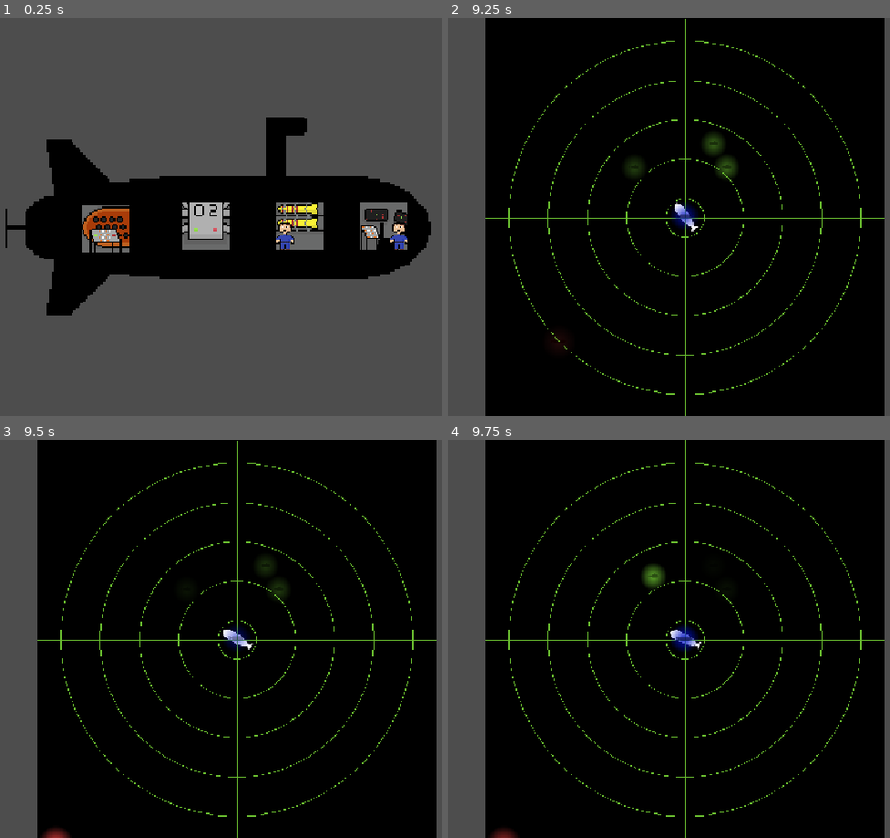
Above: before the commit, frames 1-4 (two rows, left to right).
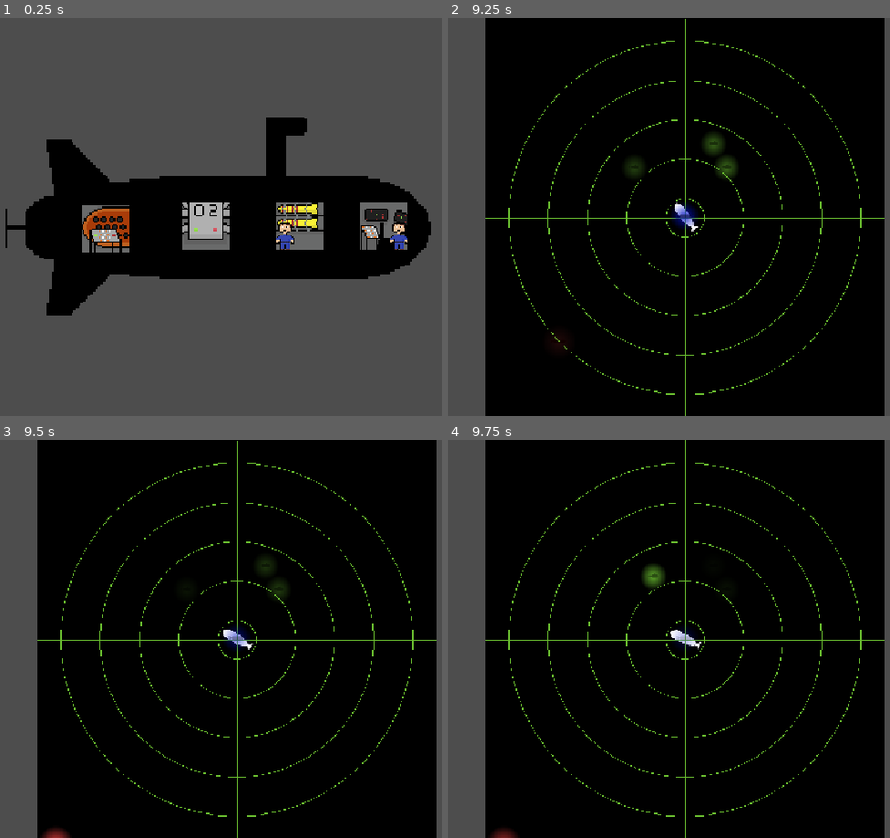
Above: after the commit, the same moments.

Repository: AJISGit/Ludum-Dare-60-Game
Game: Godot game, scene res://scenes/main_scene.tscn
Two runs of this game, one before a commit and one after it. Both use one fixed random seed, a clock stepped at 60 frames per second and the inputs below. The engine's default icon, where the game draws it, is replaced by a stand-in: a white triangle on a blue panel in a dark square. Sound files missing from this copy of the repository are replaced by a short silence.
Inputs (mouse positions are in pixels of both pictures, inside the frame that each line leads up to):
- Up to frame 1 (0.25 s): no input
- Up to frame 2 (9.25 s): tap Enter at 0.5, 2.75, 5 s; move the mouse to (554, 228) at 0.52 s; press the mouse at (554, 228) at 0.53 s; hold D (phys_sub_right) 0.53-1.28 s; tap Space (switch_view) at 1.25, 3.5, 4.35, 5.75, 8.85 s; move the mouse to (748, 228) at 1.27 s; release the mouse at (748, 228) at 1.28 s; hold S (phys_sub_down) 1.28-2.03 s; click (748, 228) at 1.35 s; move the mouse to (757, 129) at 2.02 s; hold D (phys_sub_right) 2.03-2.78 s; hold Space (switch_view) 2.03-2.78 s; click (757, 129) at 2.3 s; move the mouse to (651, 228) at 2.77 s; hold W (phys_sub_up) 2.78-3.53 s; click (651, 228) at 2.85 s; move the mouse to (832, 228) at 3.52 s; press the mouse at (832, 228) at 3.53 s; hold A (phys_sub_left) 3.53-5.03 s; move the mouse to (465, 157) at 4.27 s; release the mouse at (465, 157) at 4.28 s; click (465, 157) at 4.55 s; move the mouse to (730, 236) at 5.02 s; press the mouse at (730, 236) at 5.03 s; hold S (phys_sub_down) 5.03-5.78 s; move the mouse to (845, 236) at 5.77 s; release the mouse at (845, 236) at 5.78 s; hold D (phys_sub_right) 5.78-6.53 s; click (845, 236) at 5.85 s; move the mouse to (845, 197) at 6.52 s; hold W (phys_sub_up) 6.53-7.28 s; hold Space (switch_view) 6.53-7.28 s; click (845, 197) at 6.8 s; move the mouse to (540, 236) at 7.27 s; hold D (phys_sub_right) 7.28-8.03 s; click (540, 236) at 7.35 s; move the mouse to (757, 129) at 8.02 s; press the mouse at (757, 129) at 8.03 s; hold S (phys_sub_down) 8.03-8.78 s; move the mouse to (646, 296) at 8.77 s; release the mouse at (646, 296) at 8.78 s; hold A (phys_sub_left) from 8.78 s (still down); click (646, 296) at 9.05 s
- Up to frame 3 (9.5 s): keep holding A (phys_sub_left)
- Up to frame 4 (9.75 s): move the mouse to (outside the picture) at 9.52 s; release A (phys_sub_left) at 9.53 s; press the mouse at (outside the picture) at 9.53 s; hold W (phys_sub_up) from 9.53 s (still down)

Frames 1-3 are identical in both runs. In frame 4, 0.3% of the frame differs, in the area x 50-57%, y 46-53%.

Commit message:
Add a cooldown for the torpedo shooting

Diff:
--- a/scenes/physical_sub.tscn
+++ b/scenes/physical_sub.tscn
@@ -77,4 +77,5 @@
 position = Vector2(2197, -627)
 
 [node name="ShootTimer" type="Timer" parent="." unique_id=564417035]
+wait_time = 2.0
 one_shot = true
--- a/scripts/physicalsub.gd
+++ b/scripts/physicalsub.gd
@@ -9,6 +9,8 @@
 @export var speed: float = 100.0
 @export var max_velocity: float = 1000.0
 var move_rotation: float = 0.0
+var can_shoot: bool = true
+@onready var shoot_timer: Timer = $ShootTimer
 
 var last_velocity: Vector2
 
@@ -22,9 +24,14 @@
 func move_right(delta: float):
 	velocity.x += speed * delta
 
+func _on_shoot_timer_timeout() -> void:
+	can_shoot = true
+
 
 func _ready() -> void:
+	shoot_timer.connect("timeout", _on_shoot_timer_timeout)
 	print("Hey")
+
 
 func _physics_process(delta: float) -> void:
 	var engine_sys = get_parent().get_parent().get_parent().get_parent().get_node("SubmarineData").engines_system
@@ -37,7 +44,7 @@
 		$"../CanvasLayer/WeaponError".visible = false
 
 
-	if (Input.is_action_just_pressed("mouse_click") && (get_parent().visible) && (torpedo_sys.value >= torpedo_sys.max_value)):
+	if (Input.is_action_just_pressed("mouse_click") && (get_parent().visible) && (torpedo_sys.value >= torpedo_sys.max_value) && can_shoot):
 
 		var bullet: Torpedo = TORPEDO_RESOURCE.instantiate()
 		var torp_target: TorpedoTarget = TARGET_RESOURCE.instantiate()
@@ -58,6 +65,10 @@
 		bullet.bullet_range = 5000.0
 		$"..".add_child(bullet)
 		$"..".add_child(torp_target)
+
+		can_shoot = false
+		shoot_timer.start()
+
 		print("Pew pew")
 
 
